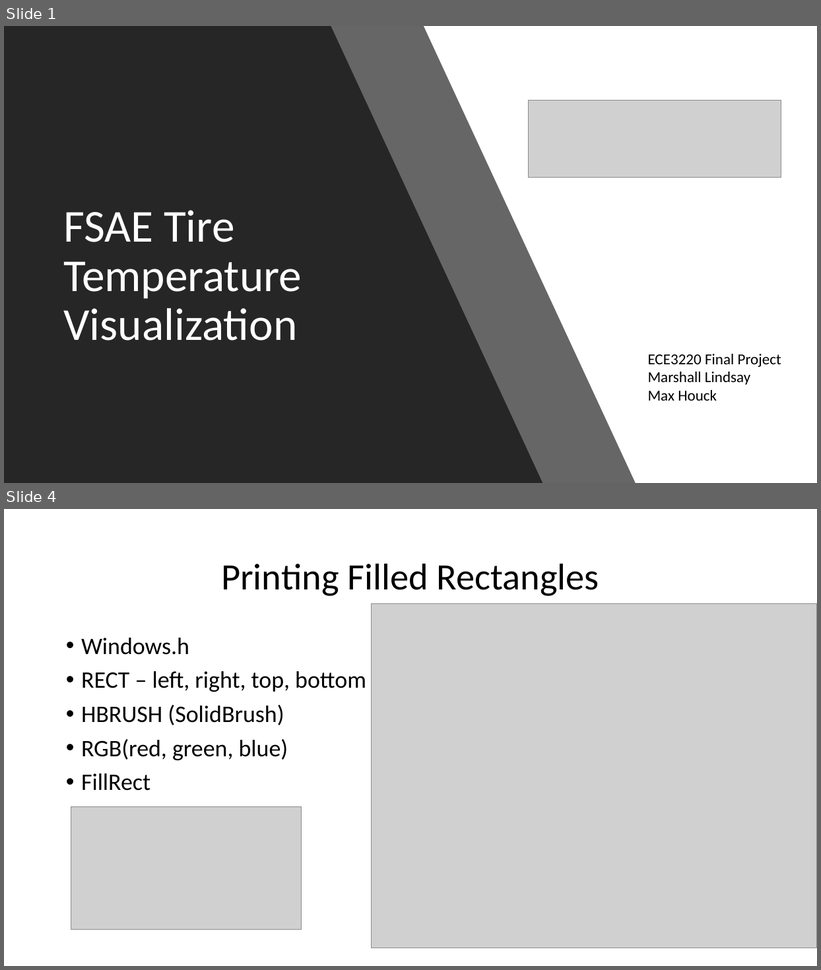
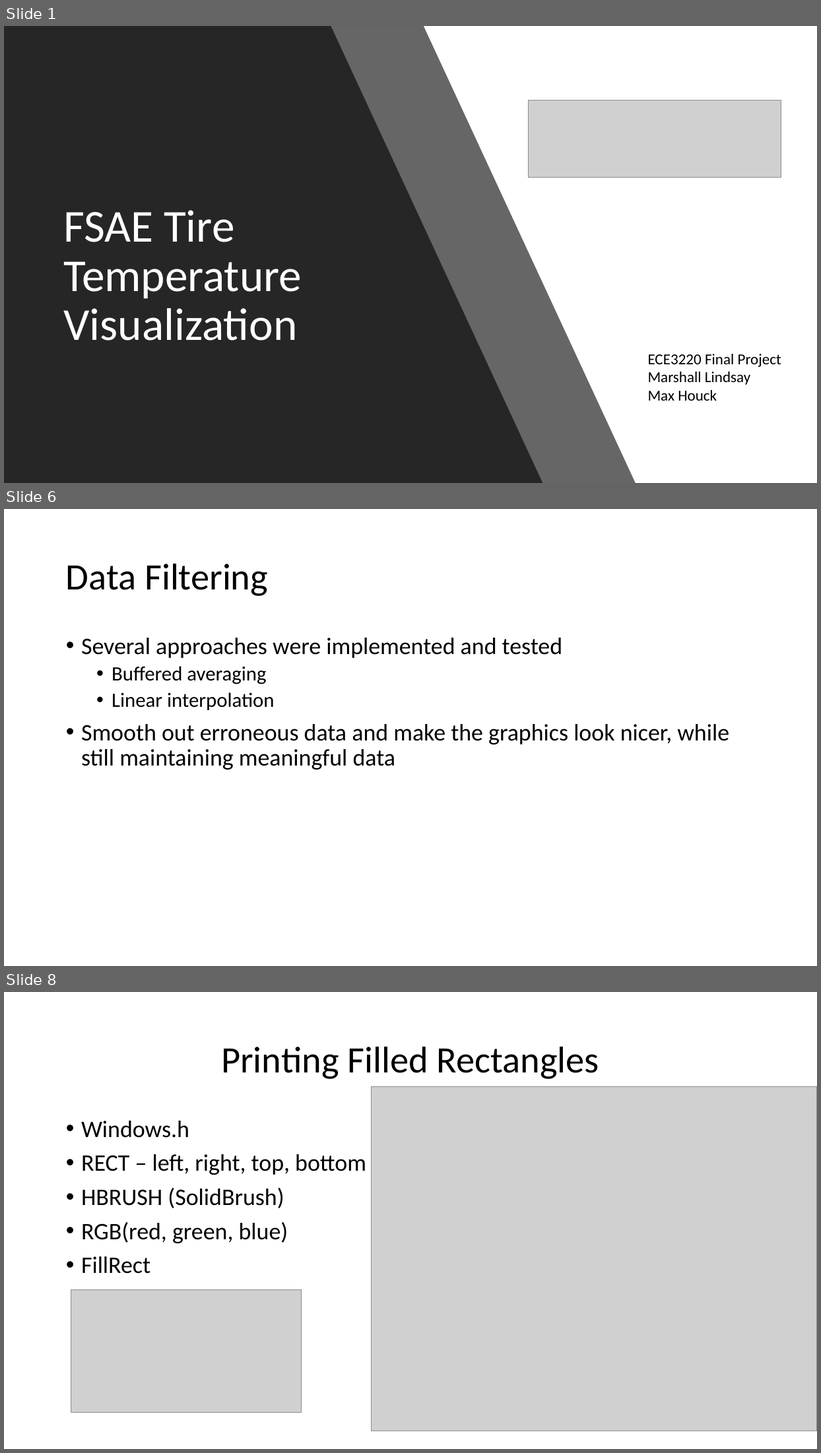
Before and after one commit to maxhouck/ECE3220FinalProject, a slide deck: Final.pptx. Shown one above the other, each under a label of ours: slides 1 and 4 before the commit, slides 1, 6 and 8 after it; the slides between them are not shown. The pictures are 821x970 and 821x1453 pixels, drawn with LibreOffice and Linux fonts; fonts in the diff are those of the drawing; grey boxes stand for pictures. Boxes give left, top, right and bottom in pixels: in the first picture for what was removed or moved away, otherwise in the second. Text is boxed around its words. In the diff, an @@ line names an element or a change of style, - is before the commit and + after.

```diff
--- a/Final.pptx
+++ b/Final.pptx
@@ slide 6 added at box(4, 509, 817, 966), background #FFFFFF @@
@@ title added at box(66, 563, 268, 596), 44 pt, text #000000 @@
+Data Filtering
@@ text added at box(81, 638, 729, 770), 28 pt, text #000000 @@
+• Several approaches were implemented and tested
+  • Buffered averaging
+  • Linear interpolation
+• Smooth out erroneous data and make the graphics look nicer, while still maintaining meaningful data
@@ what was slide 4 is now slide 8 @@
```
Also in this commit, not shown: 5 other slides added, 2 slides removed, 1 other file.
